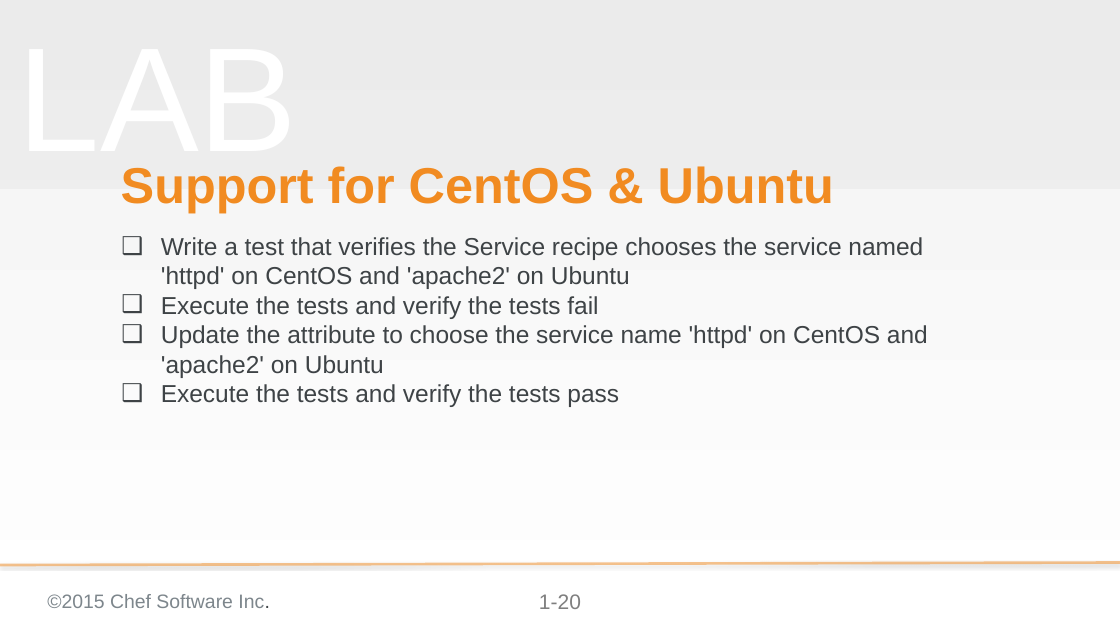
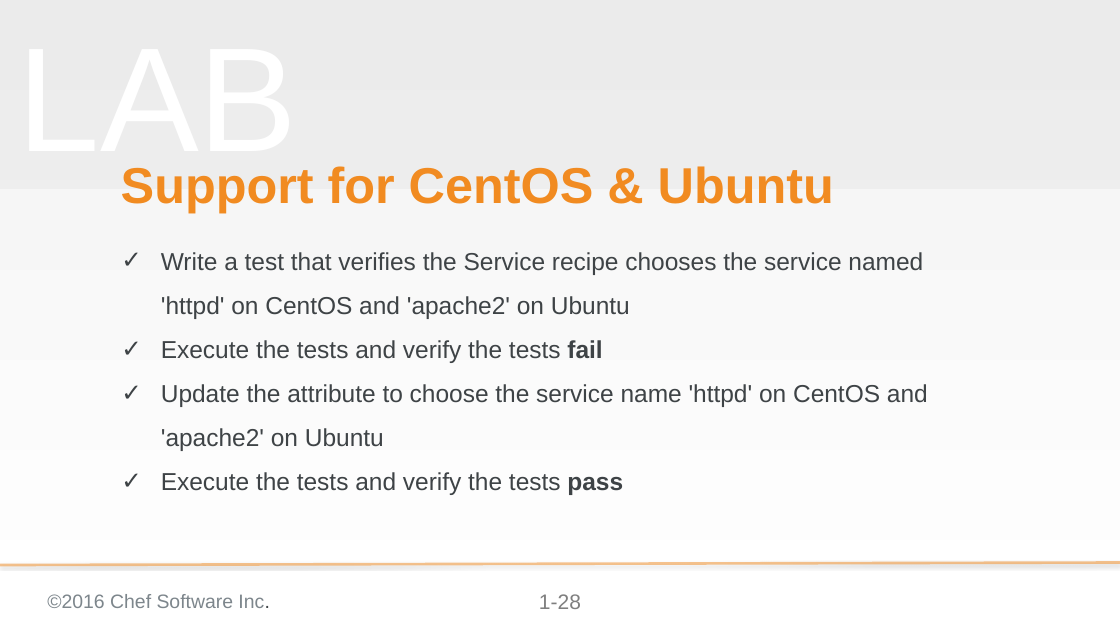
Before and after one commit to chef-training/test_driven_cookbook_development, a slide deck: slide 28 of 08-refactoring_for_multiple_platforms.pptx (slide 20 before the commit). Drawn at 1120x630 pixels with LibreOffice and Linux fonts; fonts in the diff are those of the drawing; background and template pictures are left out. Boxes give left, top, right and bottom in pixels: in the first picture for what was removed or moved away, otherwise in the second. Text is boxed around its words. In the diff, an @@ line names an element or a change of style, - is before the commit and + after.

Commit message:
Update 08 Refactoring Multiple Platforms is now conceptual slide
Way more yak than ever before. This yak has a spiritual side.
Includes the acknowledgement and lab associated with the configuration recipe. This creates a good conversation as the learner will refactor and then undo the change and talk about it.
Made the first experience with pry a group activity

```diff
--- a/08-refactoring_for_multiple_platforms.pptx
+++ b/08-refactoring_for_multiple_platforms.pptx
@@ subtitle "Write a test that verifies ..." at bbox=[161, 252, 928, 495]: bold on in "fail", "pass"; bullet ❑ to ✓; line spacing 1 to 1.5 @@
@@ text at bbox=[47, 594, 269, 608]: text changed @@
-©2015 Chef Software Inc.
+©2016 Chef Software Inc.
@@ page number at bbox=[539, 594, 581, 609]: text changed @@
-1-20
+1-28
```
Also in this commit, not shown: 33 other slides changed, 13 slides added.
